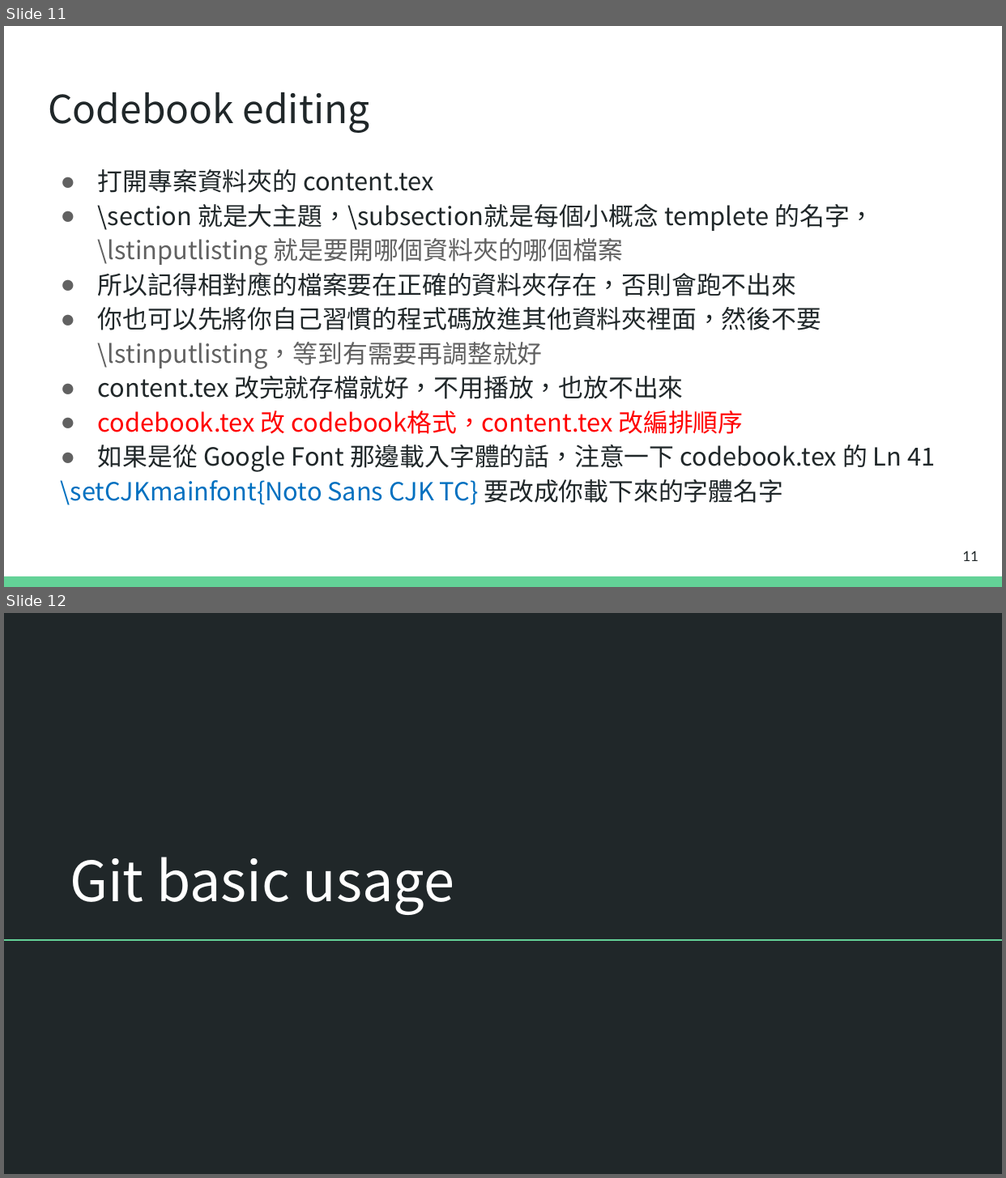
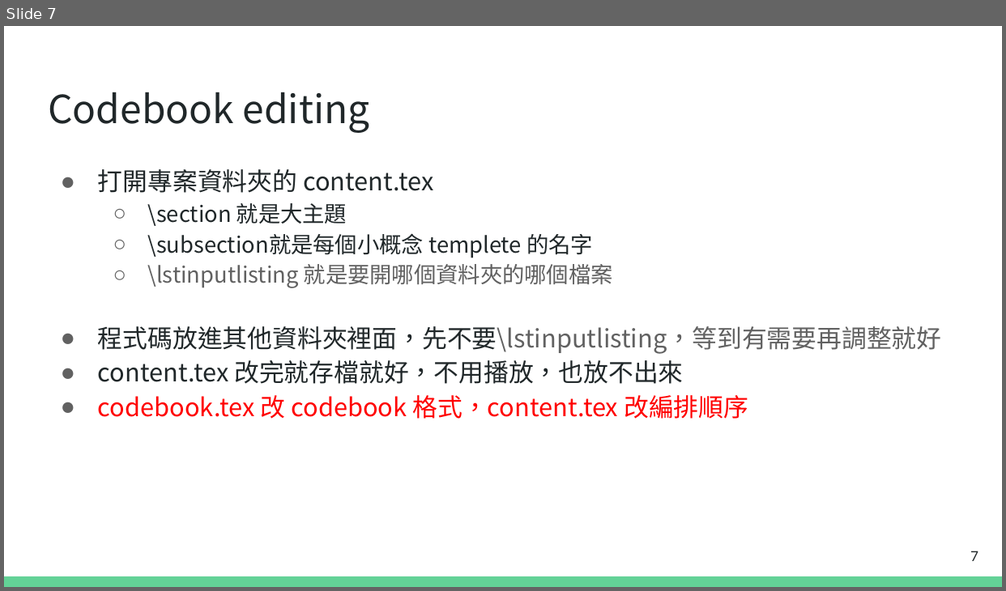
Before and after one commit to terry25031069/NTPU_codebook, a slide deck: tutorial/codebook_tutorial.pptx. Shown one above the other, each under a label of ours: slides 11 and 12 before the commit, slide 7 after it. The pictures are 1006x1178 and 1006x591 pixels, drawn with LibreOffice and Linux fonts; fonts in the diff are those of the drawing. Boxes give left, top, right and bottom in pixels: in the first picture for what was removed or moved away, otherwise in the second. Text is boxed around its words. In the diff, an @@ line names an element or a change of style, - is before the commit and + after.

```diff
--- a/tutorial/codebook_tutorial.pptx
+++ b/tutorial/codebook_tutorial.pptx
@@ slide 12 removed at (4, 613, 1002, 1174), background #202729 @@
@@ title removed at (70, 857, 455, 915) @@
-Git basic usage
@@ line removed from (4, 940) to (1002, 940) @@
@@ what was slide 11 is now slide 7 @@
@@ slide 7 changed as well @@
@@ text at (98, 203, 942, 354): text changed; size 18 to 16 pt; font Noto Sans CJK TC to Noto Sans CJK SC @@
-● \section 就是大主題，\subsection就是每個小概念 templete 的名字，
-  \lstinputlisting 就是要開哪個資料夾的哪個檔案
-● 所以記得相對應的檔案要在正確的資料夾存在，否則會跑不出來
-● 你也可以先將你自己習慣的程式碼放進其他資料夾裡面，然後不要\lstinputlisting，等到有需要再調整就好
+  ○ \section 就是大主題
+  ○ \subsection就是每個小概念 templete 的名字
+  ○ \lstinputlisting 就是要開哪個資料夾的哪個檔案
+● 程式碼放進其他資料夾裡面，先不要\lstinputlisting，等到有需要再調整就好
@@ text at (98, 395, 748, 419): text changed; text colour #202729 to #FF0000 @@
-● codebook.tex 改 codebook格式，content.tex 改編排順序
-● 如果是從 Google Font 那邊載入字體的話，注意一下 codebook.tex 的 Ln 41
-\setCJKmainfont{Noto Sans CJK TC} 要改成你載下來的字體名字
+● codebook.tex 改 codebook 格式，content.tex 改編排順序
@@ page number at (970, 551, 978, 561): text changed @@
-11
+7
```
Also in this commit, not shown: 5 other slides changed, 3 slides added, 11 other slides removed, 4 other files.
